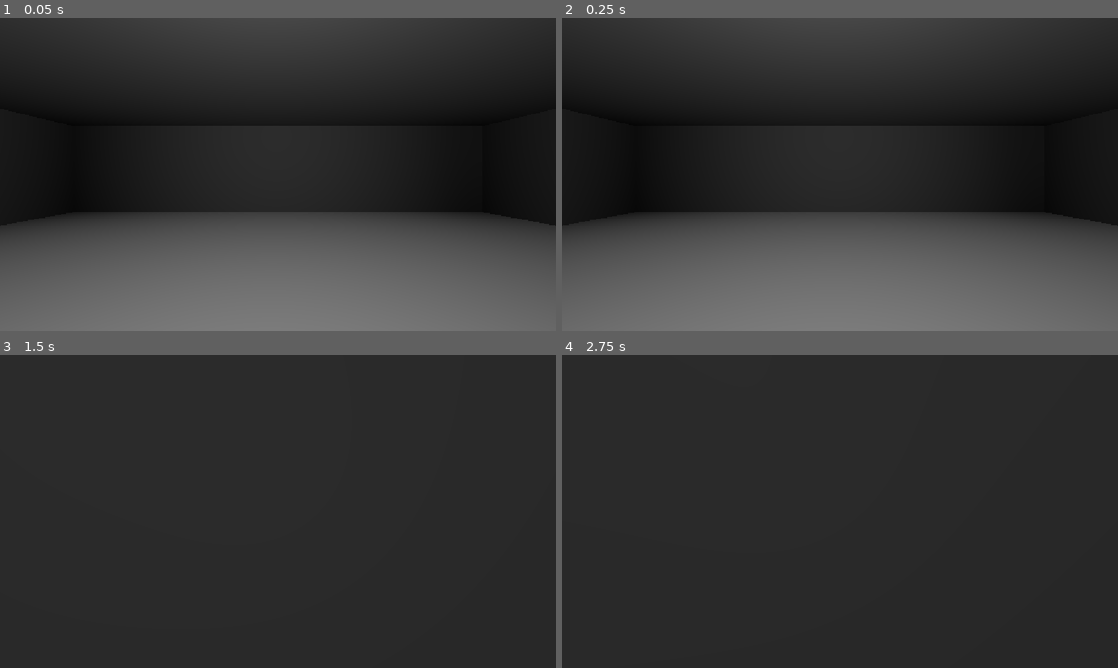
Above: before the commit, frames 1-4 (two rows, left to right).
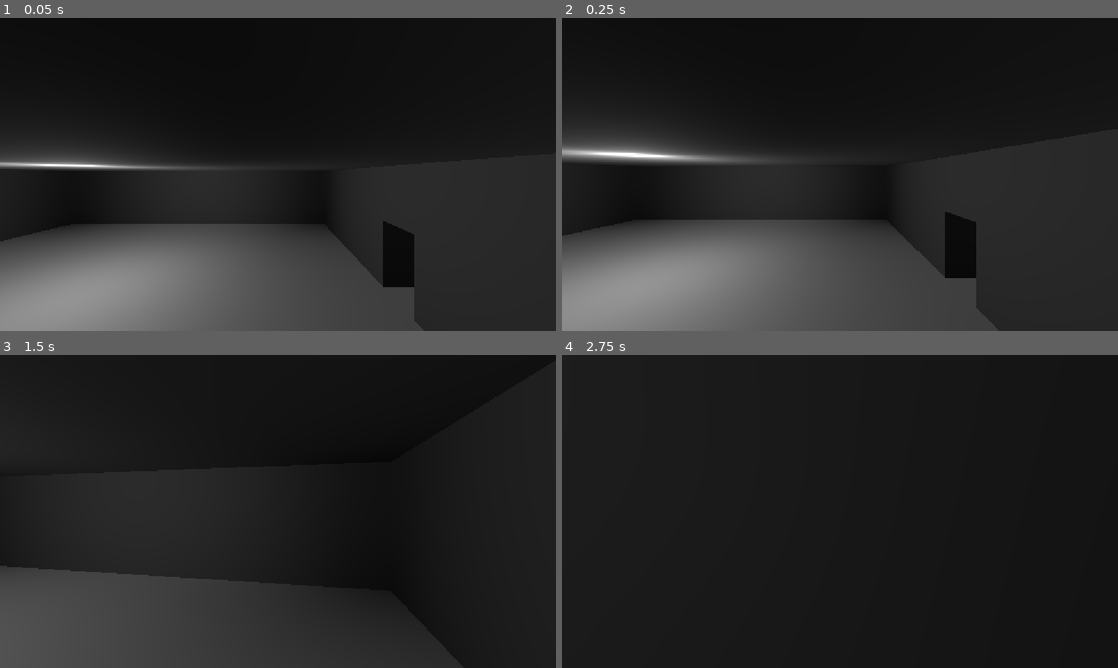
Above: after the commit, the same moments.

Repository: TFinch24/dungeon-dash-game
Game: Godot game, scene res://main.tscn
The game is run twice, just before and just after one commit, with the same random seed, the same clock (stepped at 60 frames per second) and the same inputs.
Inputs (mouse positions are in pixels of both pictures, inside the frame that each line leads up to):
- Up to frame 1 (0.05 s): no input
- Up to frame 2 (0.25 s): no input
- Up to frame 3 (1.5 s): move the mouse to (305, 511) at 0.52 s; hold Shift (action_sprint) 0.53-1.28 s; hold W (move_forward) from 0.53 s (still down); tap Space (action_jump) at 0.77 s; move the mouse to (250, 511) at 1.27 s; tap Shift (action_sprint) at 1.35 s
- Up to frame 4 (2.75 s): keep holding W (move_forward); tap Space (action_jump) at 1.52 s; move the mouse to (851, 505) at 2.02 s; hold Shift (action_sprint) from 2.03 s (still down)

The runs differ from the first frame. In frame 1, 48% of the frame differs, in the area x 0-100%, y 0-100%; in frame 2, 47%; in frame 3, 19%; in frame 4, less than 0.1%.

Commit message:
Random Map, Raycast to view, Chest
made a 10x10 grid generator where is creates a maze with a single pass. Then we go back through and give a 40% chance to add another path in that room.

Also added a raycast to the player camera so we can detect when the player looks at things

also added chest objects

Diff:
--- a/Character Scenes/player.tscn
+++ b/Character Scenes/player.tscn
@@ -14,3 +14,6 @@
 [node name="Camera3D" type="Camera3D" parent="." unique_id=2144377646]
 transform = Transform3D(1, 0, 0, 0, 1, 0, 0, 0, 1, 0, 1.75, 0)
 current = true
+
+[node name="InteractionRay" type="RayCast3D" parent="Camera3D" unique_id=1674097981]
+target_position = Vector3(0, 0, -3)
--- a/Character Scripts/player.gd
+++ b/Character Scripts/player.gd
@@ -25,6 +25,9 @@
 
 # Pull gravity from the project settings (about 9.8)
 var gravity: float = ProjectSettings.get_setting("physics/3d/default_gravity")
+
+# --- INTERACTION RAYCAST ---
+@onready var interaction_ray: RayCast3D = $Camera3D/InteractionRay
 
 # Runs once when the player enters the scene
 func _ready() -> void:
@@ -76,3 +79,19 @@
 
 	# Actually move the player and handle collisions
 	move_and_slide()
+
+	_raycast_check()
+
+# Interaction Raycast
+func _raycast_check() -> void:
+	# Check if our raycast laser is hitting anything in the 3D world
+	if interaction_ray.is_colliding():
+		var collider = interaction_ray.get_collider()
+
+		# Check if the object we are looking at belongs to the "interactable" group
+		if collider and collider.is_in_group("interactable"):
+			print("Looking at: ", collider.name)
+			# TODO: Trigger UI prompt here ("Press F to Loot")
+	else:
+		# Not looking at anything interactable
+		pass
--- a/Map Scenes/2_door_corner.tscn
+++ b/Map Scenes/2_door_corner.tscn
@@ -1,6 +1,7 @@
 [gd_scene format=3 uid="uid://b78lc4b0ytdah"]
 
 [ext_resource type="Script" uid="uid://sp5uwrpvdp8u" path="res://Map Scenes/room.gd" id="1_ht37m"]
+[ext_resource type="PackedScene" uid="uid://og7o78jks77t" path="res://Objects/chest.tscn" id="2_p57h7"]
 
 [sub_resource type="StandardMaterial3D" id="StandardMaterial3D_pker3"]
 
@@ -53,3 +54,6 @@
 [node name="OmniLight3D" type="OmniLight3D" parent="." unique_id=974147108]
 transform = Transform3D(1, 0, 0, 0, 1, 0, 0, 0, 1, -0.08111763, 3.7037516, 0)
 omni_range = 15.874
+
+[node name="Chest" parent="." unique_id=434123982 instance=ExtResource("2_p57h7")]
+transform = Transform3D(1, 0, 0, 0, 1, 0, 0, 0, 1, -8.413698, 0, -8.817995)
--- a/Map Scenes/room.gd
+++ b/Map Scenes/room.gd
@@ -1,7 +1,27 @@
+# ============================================================
+#  DUNGEON DASH
+#  Script:       room.gd
+#  Developers:   Timothy Finch, Tucker Stark
+#  Engine:       Godot 4.7 (GDScript)
+#  Last updated: October 23, 2026
+#
+#  Description:
+#  Shared script for all room scenes. Stores which sides of
+#  the room have doorways so the generator can match rooms
+#  to their neighbors. Set the flags in the Inspector.
+# ============================================================
+class_name Room
+
 extends Node3D
 
-# Tick the boxes in the Inspector for the sides that have doors.
-# The bit values are North = 1, East = 2, South = 4, West = 8
+const NORTH := 1
+const EAST := 2
+const SOUTH := 4
+const WEST := 8
+
+# Tick the sides that have doorways.
+# Bit values: North = 1, East = 2, South = 4, West = 8
+# Compass: -Z is North, +X is East, +Z is South, -X is West
 @export_flags("North", "East", "South", "West") var doors := 0
 
 # Called when the node enters the scene tree for the first time.
@@ -9,6 +29,28 @@
 	pass # Replace with function body.
 
 
-# Called every frame. 'delta' is the elapsed time since the previous frame.
+	# Called every frame. 'delta' is the elapsed time since the previous frame.
 func _process(delta: float) -> void:
 	pass
+
+# Rotation -
+# North door → moves to West
+# West door → moves to South
+# South door → moves to East
+# East door → moves to North
+# Returns the door mask after turning the room 90 degrees, quarter_turns times
+static func rotate_mask(mask: int, quarter_turns: int) -> int:
+	for i in range(quarter_turns):
+		var new_mask := 0
+		# Check each side. If it has a door
+		# Then once it turns 90 degrees the door will be on the new side
+		if mask & NORTH:
+			new_mask = new_mask | WEST
+		if mask & WEST:
+			new_mask = new_mask | SOUTH
+		if mask & SOUTH:
+			new_mask = new_mask | EAST
+		if mask & EAST:
+			new_mask = new_mask | NORTH
+		mask = new_mask
+	return mask
--- /dev/null
+++ b/Objects/chest.tscn
@@ -0,0 +1,17 @@
+[gd_scene format=3 uid="uid://og7o78jks77t"]
+
+[sub_resource type="BoxMesh" id="BoxMesh_u11ei"]
+size = Vector3(2, 1, 1.25)
+
+[sub_resource type="BoxShape3D" id="BoxShape3D_w4vw0"]
+size = Vector3(2, 1, 1.25)
+
+[node name="Chest" type="StaticBody3D" unique_id=434123982 groups=["interactable"]]
+
+[node name="MeshInstance3D" type="MeshInstance3D" parent="." unique_id=399486691]
+transform = Transform3D(1, 0, 0, 0, 1, 0, 0, 0, 1, -0.041, 0.5, 0)
+mesh = SubResource("BoxMesh_u11ei")
+
+[node name="CollisionShape3D" type="CollisionShape3D" parent="." unique_id=119375186]
+transform = Transform3D(1, 0, 0, 0, 1, 0, 0, 0, 1, 0, 0.5, 0)
+shape = SubResource("BoxShape3D_w4vw0")
--- a/main.gd
+++ b/main.gd
@@ -1,31 +1,217 @@
 # ============================================================
-#  DUNGEON DASH
-#  Script:       main.gd
-#  Developers:   Timothy Finch, Tucker Stark
-#  Engine:       Godot 4.7 (GDScript)
-#  Last updated: October 22, 2026
+#   DUNGEON DASH
+#   Script:        main.gd
+#   Developers:    Timothy Finch, Tucker Stark
+#   Engine:        Godot 4.7 (GDScript)
+#   Last updated: October 23, 2026
 #
-#  Description:
-#  Main level script. Spawns a grid of randomly chosen room
-#  scenes at startup. Rooms are filled in through the
-#  Inspector (Room Scenes array) and placed on a 20m grid.
+#   Description:
+#   Main level script. Carves a 10x10 maze, braids extra paths
+#   for loops, and dynamically instantiates/rotates 3D rooms.
 # ============================================================
 extends Node3D
 
-# The width/length of one room cell in meters
+# --- CONSTANTS & CONFIGURATION ---------------------------------
+
+# The physical size/width of a single room in 3D world meters (20x20 meters)
 const CELL_SIZE := 20.0
 
-# List of room scenes, filled in through the Inspector
+# The grid dimensions: GRID_SIZE x GRID_SIZE cells (10x10 = 100 total cells)
+const GRID_SIZE := 10
+
+# Direction Vectors Lookup Table:
+# Maps cardinal directions to 2D grid offset vectors (Vector2i).
+# Used by the maze generator to look at adjacent cells.
+# Note: Row 0 is the top, so North subtracts 1 from Y/row.
+const DIRECTIONS := {
+	Room.NORTH: Vector2i(0, -1),
+	Room.EAST: Vector2i(1, 0),
+	Room.SOUTH: Vector2i(0, 1),
+	Room.WEST: Vector2i(-1, 0),
+}
+
+# Opposite Doors Lookup Table:
+# Maps a door direction to its complementary wall on the neighboring room.
+# Example: If cell A opens East, the neighboring cell must open West.
+const OPPOSITE := {
+	Room.NORTH: Room.SOUTH,
+	Room.EAST: Room.WEST,
+	Room.SOUTH: Room.NORTH,
+	Room.WEST: Room.EAST,
+}
+
+# --- EXPORTED VARIABLES (SET IN INSPECTOR) ---------------------
+
+# Array of PackedScenes storing your 6 physical 3D room types.
+# Assigned via drag-and-drop in the Godot Inspector.
 @export var room_scenes: Array[PackedScene]
 
-# Runs once when the game starts
+# A reference to the player we want to spawn in the dungeon
+@export var player_scene: PackedScene
+
+# --- DATA STORAGE ----------------------------------------------
+
+# The Dungeon Grid Dictionary:
+# Stores every active cell coordinate (Vector2i) as a key,
+# and its combined door bitmask (int) as its value.
+# Example: grid[Vector2i(3, 4)] = 3 (North + East doors open)
+# Serves simultaneously as our data map and our "visited" tracker.
+var grid := {}
+
+# --- STARTUP ---------------------------------------------------
 func _ready() -> void:
-	# Loop through a 3x3 grid of cells
-	for x in range(3):
-		for z in range(3):
-			# Pick a random room scene and make a copy of it
-			var room := room_scenes.pick_random().instantiate() as Node3D
-			# Convert the grid cell (x, z) into a world position
-			room.position = Vector3(x * CELL_SIZE, 0, z * CELL_SIZE)
-			# Add the room to the scene so it actually shows up
-			add_child(room)
+	generate_dungeon()
+	# Sanity check: every cell should be carved, so this must print 100
+	print("Cells carved: ", grid.size())
+	#print_maze()
+	spawn_dungeon()
+	spawn_player()
+
+# --- MAZE GENERATION (WITH LOOPS / MULTIPLE PATHS) ----------------
+func generate_dungeon() -> void:
+	grid.clear()  # wipe any old maze so this can be re-run
+
+	# Pick a random starting cell.
+	var start := Vector2i(randi_range(0, GRID_SIZE - 1), randi_range(0, GRID_SIZE - 1))
+	grid[start] = 0  # visited, but no doors yet
+
+	# The stack remembers our path so we can backtrack out of dead ends.
+	var stack: Array[Vector2i] = [start]
+
+	# Keep going until we've backed out of every cell
+	while not stack.is_empty():
+		var current: Vector2i = stack.back()
+
+		# Find which sides lead to a cell we haven't visited yet
+		var options: Array[int] = []
+		for side in DIRECTIONS:
+			var neighbor: Vector2i = current + DIRECTIONS[side]
+			if is_in_grid(neighbor) and not grid.has(neighbor):
+				options.append(side)
+
+		if options.is_empty():
+			stack.pop_back()
+		else:
+			var chosen: int = options.pick_random()
+			var next_cell: Vector2i = current + DIRECTIONS[chosen]
+			grid[current] |= chosen
+			grid[next_cell] = OPPOSITE[chosen]
+			stack.append(next_cell)
+
+	# --- EXTRA PATH PASS (BRAIDING) ---
+	# Now that the base maze is built, let's punch extra random doors
+	# to create loops and multi-path intersections for multiplayer traversal!
+	for cell in grid:
+		for side in DIRECTIONS:
+			var neighbor: Vector2i = cell + DIRECTIONS[side]
+
+			# Check if the neighbor exists on the grid
+			if is_in_grid(neighbor):
+				# If there isn't already a door connecting them...
+				if not (grid[cell] & side):
+					# Give it a 25% chance to punch an extra door open anyway!
+					# (You can raise this to 0.4 for more paths, or lower to 0.1 for fewer)
+					if randf() < 0.4:
+						grid[cell] |= side
+						grid[neighbor] |= OPPOSITE[side]
+
+# Returns true if the cell is inside the 10x10 area
+func is_in_grid(cell: Vector2i) -> bool:
+	return cell.x >= 0 and cell.x < GRID_SIZE and cell.y >= 0 and cell.y < GRID_SIZE
+
+# --- DEBUGGING -------------------------------------------------
+# Prints the maze as a table of door masks so we can check our work
+# before any 3D rooms exist. Remove it once the dungeon spawns.
+#func print_maze() -> void:
+	#for z in range(GRID_SIZE):
+		#var row := ""
+		#for x in range(GRID_SIZE):
+			# str() turns the number into text; pad_zeros(2) turns 5 into "05"
+			#row += str(grid[Vector2i(x, z)]).pad_zeros(2) + " "
+		#print(row)
+
+# --- 3D SPAWNING ---
+func spawn_dungeon() -> void:
+	# Loop through every grid coordinate we calculated in our maze algorithm
+	for cell in grid:
+		# Get the exact door combination (bitmask) required for this specific cell
+		var required_doors: int = grid[cell]
+
+		# Variables to track our chosen room scene and how many 90° turns it needs
+		var chosen_scene: PackedScene = null
+		var valid_rotation := 0
+
+		# Check every room scene assigned in our Inspector array
+		for scene in room_scenes:
+			# Instance the scene temporarily in memory just to read its default doors
+			var temp_room = scene.instantiate() as Room
+			if temp_room:
+				var base_doors = temp_room.doors
+				temp_room.queue_free() # Delete the temporary room so it doesn't clutter the game
+
+				# Test all 4 possible rotations: 0, 1, 2, or 3 quarter turns (0°, 90°, 180°, 270°)
+				# Why do we do this? Because a room might have a North door by default,
+				# but our maze might require that door to point East at this specific grid spot.
+				for quarter_turns in range(4):
+					var rotated_doors = Room.rotate_mask(base_doors, quarter_turns)
+
+					# If the rotated room's doors match what our maze grid requires, we found our match!
+					if rotated_doors == required_doors:
+						chosen_scene = scene
+						valid_rotation = quarter_turns
+						break # Stop checking rotations for this room, we found a winner
+
+				if chosen_scene:
+					break # Stop checking other room scenes once we've found a working match
+
+		# If we successfully found a matching room scene, spawn it into the 3D world
+		if chosen_scene:
+			var room_instance = chosen_scene.instantiate() as Node3D
+			add_child(room_instance)
+
+			# Position the room using world coordinates (cell size is 20.0 meters per room)
+			room_instance.global_position = Vector3(cell.x * CELL_SIZE, 0, cell.y * CELL_SIZE)
+
+			# Rotate the room visually in the game world to match the required rotation
+			# (Each quarter turn is 90 degrees, which is PI / 2 radians in Godot)
+			room_instance.rotation.y = valid_rotation * (PI / 2)
+		else:
+			print("WARNING: No matching room found for door mask: ", required_doors)
+
+# --- PLAYER SPAWNING -------------------------------------------
+func spawn_player() -> void:
+	# Make sure the player scene was actually assigned in the Inspector
+	if not player_scene:
+		print("WARNING: No player scene assigned in the Inspector!")
+		return
+
+	# Check that our grid actually has cells generated
+	if grid.is_empty():
+		print("WARNING: Cannot spawn player, grid is empty!")
+		return
+
+	# Step 1: Get all the cell coordinates currently stored in our grid dictionary
+	var all_cells = grid.keys()
+
+	# Step 2: Pick one of those grid coordinates completely at random
+	var random_cell = all_cells.pick_random()
+
+	# Step 3: Instantiate the player scene into memory
+	var player_instance = player_scene.instantiate() as Node3D
+	add_child(player_instance)
+
+	# Step 4: Calculate room center world coordinates
+	var room_center_x = random_cell.x * CELL_SIZE
+	var room_center_z = random_cell.y * CELL_SIZE
+
+	# Step 5: Offset the player into a corner of the room
+	# (e.g., 5 meters right and 5 meters forward from the absolute center)
+	var corner_offset := Vector3(6.0, 2.0, 6.0)
+
+	player_instance.global_position = Vector3(
+		room_center_x + corner_offset.x,
+		corner_offset.y,
+		room_center_z + corner_offset.z
+	)
+
+	print("Player spawned in the corner of grid cell: ", random_cell)
--- a/main.tscn
+++ b/main.tscn
@@ -12,5 +12,4 @@
 [node name="Main" type="Node3D" unique_id=139680998]
 script = ExtResource("1_0xm2m")
 room_scenes = Array[PackedScene]([ExtResource("2_5vw27"), ExtResource("3_kek77"), ExtResource("4_4c57u"), ExtResource("5_efxa6"), ExtResource("2_h2yge"), ExtResource("7_dg77c")])
-
-[node name="Player" parent="." unique_id=153701727 instance=ExtResource("1_ig7tw")]
+player_scene = ExtResource("1_ig7tw")
Not shown, added: main.tscn5801632504.tmp
Not shown, added: main.tscn5810724264.tmp
